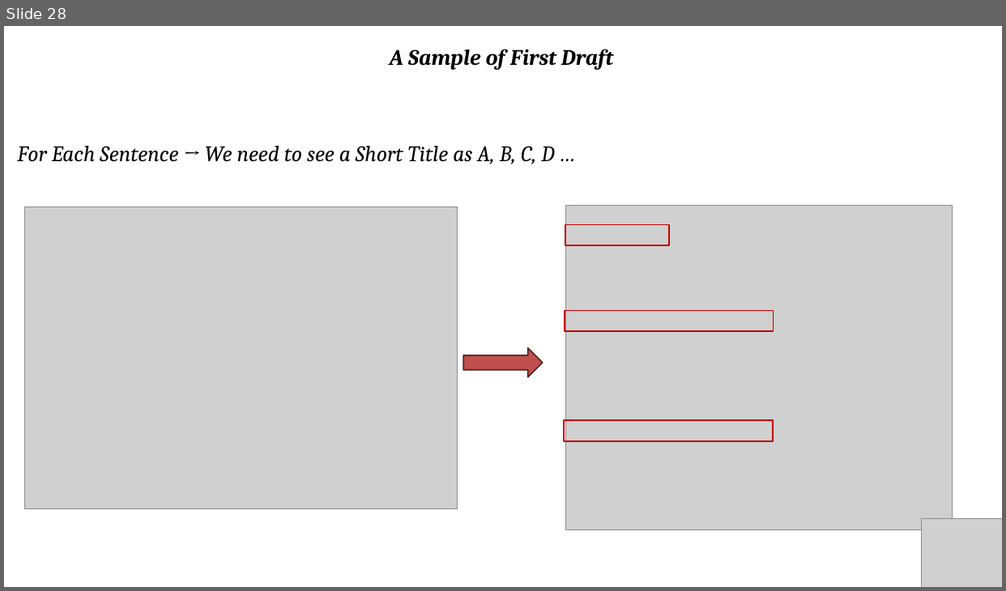
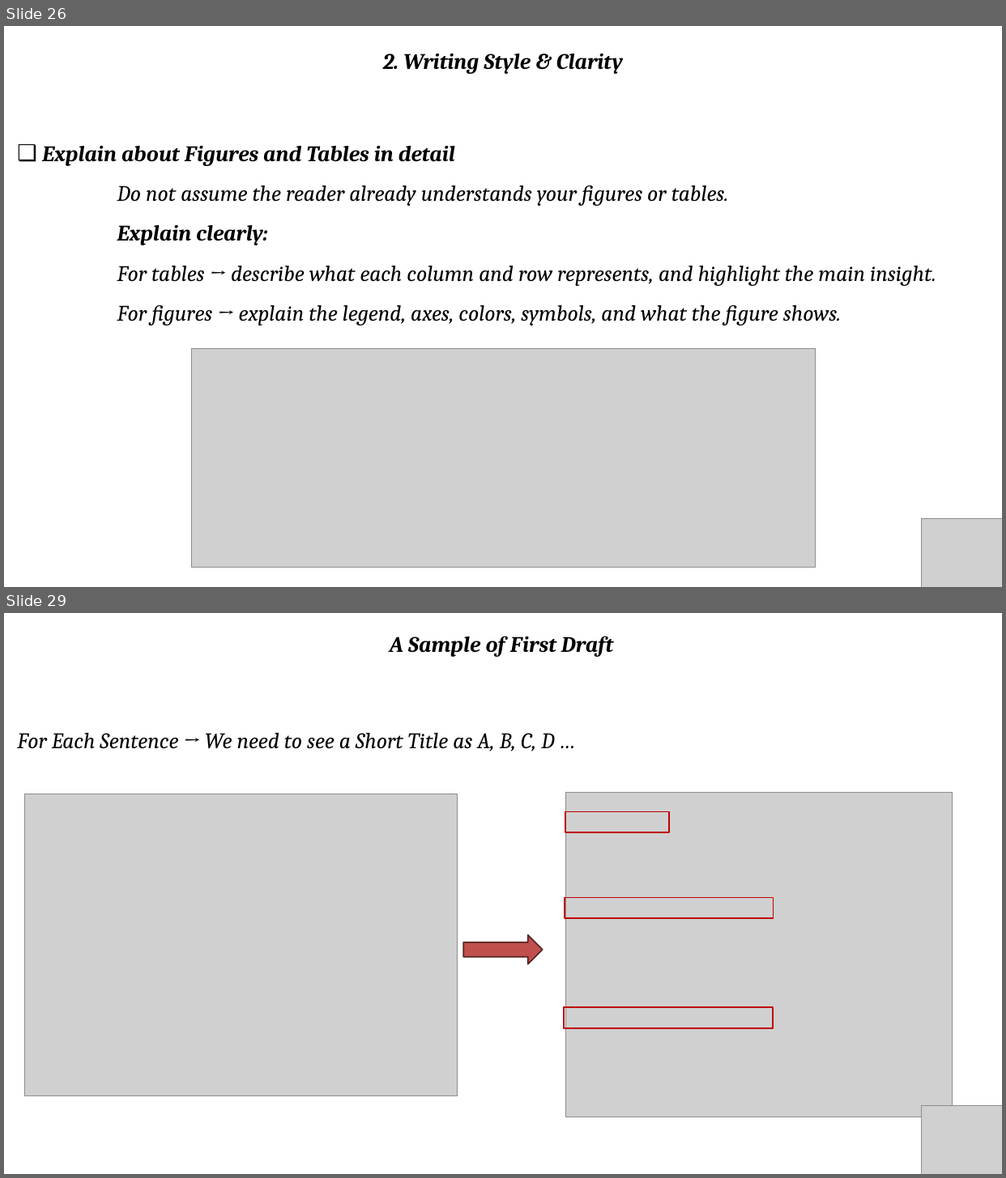
Before and after one commit to RoadwayVR/ResearchWritingToolkit, a slide deck: WritingPractical.pptx. Shown one above the other, each under a label of ours: slide 28 before the commit, slides 26 and 29 after it; the slides between them are not shown. The pictures are 1006x591 and 1006x1178 pixels, drawn with LibreOffice and Linux fonts; fonts in the diff are those of the drawing; grey boxes stand for pictures. Boxes give left, top, right and bottom in pixels: in the first picture for what was removed or moved away, otherwise in the second. Text is boxed around its words. In the diff, an @@ line names an element or a change of style, - is before the commit and + after.

```diff
--- a/WritingPractical.pptx
+++ b/WritingPractical.pptx
@@ slide 26 added at <box>4,26,1002,587</box>, background #FFFFFF @@
@@ text added at <box>383,54,623,74</box>, 32 pt, text #000000, bold, italic @@
+2. Writing Style & Clarity
@@ text added at <box>42,146,936,326</box>, 32 pt, text #000000, italic @@
+❑ Explain about Figures and Tables in detail
+Do not assume the reader already understands your figures or tables.
+Explain clearly:
+For tables → describe what each column and row represents, and highlight the main insight.
+For figures → explain the legend, axes, colors, symbols, and what the figure shows.
@@ picture added at <box>191,348,815,567</box> @@
@@ picture added at <box>921,519,1002,587</box> @@
@@ what was slide 28 is now slide 29 @@
```
Also in this commit, not shown: 15 slides changed, 2 other files.
